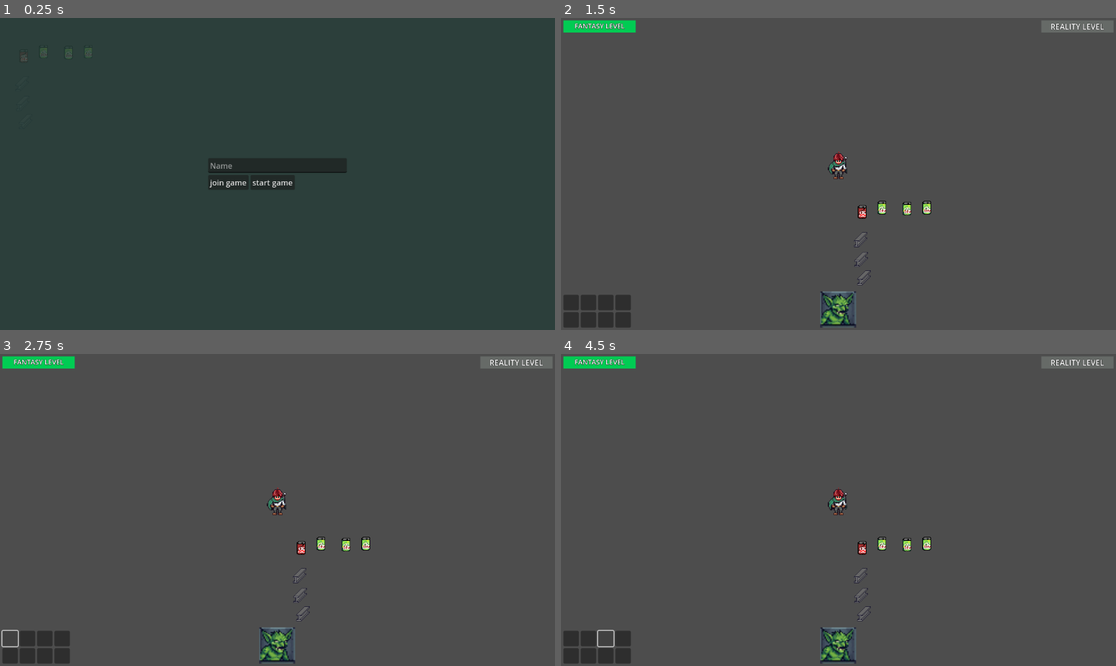
Above: before the commit, frames 1-4 (two rows, left to right).
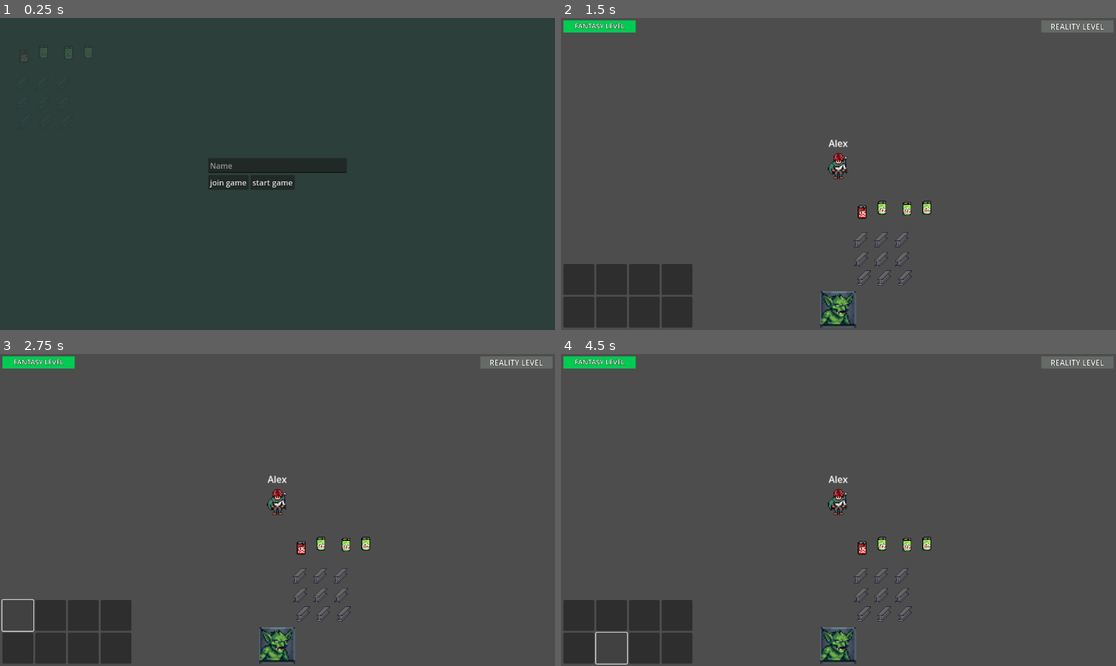
Above: after the commit, the same moments.

Repository: jekstrom/dungeonmasterdad
Game: Godot game, scene res://playground.tscn
The game is run twice, just before and just after one commit, with the same random seed, the same clock (stepped at 60 frames per second) and the same inputs.
Inputs (mouse positions are in pixels of both pictures, inside the frame that each line leads up to; where the layout moved, square brackets give the same spot in the first picture):
- Up to frame 1 (0.25 s): no input
- Up to frame 2 (1.5 s): click (838, 164) at 0.52 s; type "Alex" at 0.6 s; click "start game" at 1.25 s
- Up to frame 3 (2.75 s): click (16, 616) [11, 637] at 2 s
- Up to frame 4 (4.5 s): click (588, 637) at 2.77 s; click (610, 616) at 3.52 s; click (605, 637) at 4.27 s

The runs differ from the first frame. In frame 2, 3.7% of the frame differs, in the area x 0-64%, y 38-100%; in frame 3, 3.2%; in frame 4, 3.7%.

Commit message:
Add smoke factory placement. Add animations. Add name for dm.

Diff:
--- /dev/null
+++ b/_globals/building_database.gd
@@ -0,0 +1,25 @@
+extends Node
+
+var buildings = {}
+
+func _ready():
+	load_buildings_from_folder("res://buildings/buildables/")
+
+func load_buildings_from_folder(path: String):
+	var dir = DirAccess.open(path)
+	if dir:
+		dir.list_dir_begin()
+		var file_name = dir.get_next()
+		while file_name != "":
+			if file_name.ends_with(".tres"):
+				var building = load(path + file_name)
+				if building is BuildingData:
+					buildings[building.get_path()] = building
+			file_name = dir.get_next()
+
+	print("BuildingDatabase: Loaded ", buildings.size(), " buildings.")
+
+func get_building(id: String) -> BuildingData:
+	if buildings.has(id):
+		return buildings[id]
+	return null
--- /dev/null
+++ b/_globals/building_manager.gd
@@ -0,0 +1,36 @@
+extends Node
+
+@rpc("any_peer", "reliable")
+func request_placement(building_id: String, pos: Vector2):
+	if not multiplayer.is_server():
+		return
+
+	var sender_id = multiplayer.get_remote_sender_id()
+	var data: BuildingData = BuildingDatabase.get_building(building_id)
+	if PlayerManager.has_resources(sender_id, data.cost_item, data.cost_qty) and is_area_clear(pos, data.size):
+		PlayerManager.consume_resources(sender_id, data.cost_item, data.cost_qty)
+
+		var building_root = get_tree().get_first_node_in_group("building_root")
+		if building_root:
+			var building = data.scene.instantiate()
+			building.position = pos
+			building_root.add_child(building, true)
+			building.global_position = pos
+			building.enable()
+		else:
+			print("no building root found")
+
+func is_area_clear(pos, size: Vector2) -> bool:
+	var query = PhysicsShapeQueryParameters2D.new()
+	var shape = RectangleShape2D.new()
+	var shape_size = Vector2(size.x - 2, size.y - 2)
+	shape.size = shape_size
+
+	query.shape = shape
+	query.transform = Transform2D(0, pos)
+	query.collision_mask = 1
+
+	var space_state = get_tree().root.world_2d.direct_space_state
+
+	var result = space_state.intersect_shape(query)
+	return result.is_empty()
--- a/_globals/dm_manager.gd
+++ b/_globals/dm_manager.gd
@@ -10,6 +10,7 @@
 signal fantasy_level_changed
 signal spawn_gremlin_cast
 var player_spawned: bool = false
+var dm_player_name: String = "DM"
 
 func _ready() -> void:
 	add_player_instance()
--- a/_globals/player_manager.gd
+++ b/_globals/player_manager.gd
@@ -9,6 +9,8 @@
 var player_spawned: bool = false
 
 @export var max_inv_slots: int = 8
+@export var reality_level: int = 150
+signal reality_level_changed
 
 # Structure: { peer_id: { "inventory": { "item_id": quantity } } }
 var players_data = {}
@@ -18,12 +20,13 @@
 	await get_tree().create_timer(0.2).timeout
 	player_spawned = true
 
-func register_player(id: int):
+func register_player(id: int, player_name: String = "Paper Pusher"):
 	if not multiplayer.is_server(): return
 
 	# Initialize empty data for new player
 	players_data[id] = {
-		"inventory": {} # Empty dictionary: "id": amount
+		"inventory": {}, # Empty dictionary: "id": amount
+		"name": player_name
 	}
 	print("Player ", id, " registered in Global Manager.")
 
@@ -59,6 +62,31 @@
 
 	SignalBus.emit_signal("inventory_updated", display_list)
 
+@rpc("authority", "reliable")
+func has_resources(player_id, resource_id, cost) -> bool:
+	if not multiplayer.is_server():
+		return false
+	if !players_data.has(player_id):
+		return false
+
+	var inventory = players_data[player_id]["inventory"]
+	if !inventory.has(resource_id):
+		return false
+	var x = inventory[resource_id] >= cost
+	print("player has resources? ", x)
+	return x
+
+@rpc("authority", "reliable")
+func consume_resources(player_id, resource_id, cost) -> void:
+	if not multiplayer.is_server():
+		return
+	if !players_data.has(player_id):
+		return
+
+	var inventory = players_data[player_id]["inventory"]
+	inventory[resource_id] -= cost
+	update_client_inventory.rpc_id(player_id, inventory)
+
 func add_player_instance() -> void:
 	pass
 	#dm = __DM__.instantiate()
@@ -79,3 +107,13 @@
 
 func unparent_player(p: Node2D) -> void:
 	p.remove_child(player)
+
+func update_reality_level(level_inc: int) -> void:
+	if multiplayer.is_server():
+		reality_level += level_inc
+		request_reality_level_incrase.rpc(reality_level)
+
+@rpc("authority", "call_local", "reliable")
+func request_reality_level_incrase(new_reality_level: int):
+		reality_level = new_reality_level
+		reality_level_changed.emit()
--- a/_globals/signal_bus.gd
+++ b/_globals/signal_bus.gd
@@ -1,7 +1,9 @@
 extends Node
 
-# --- Inventory Signals ---
-# Emitted when the local player's inventory changes.
-# 'display_list' will be an Array of Dictionaries: [{"data": ItemData, "quantity": int}]
+@warning_ignore("unused_signal")
 signal inventory_updated(display_list: Array)
+@warning_ignore("unused_signal")
 signal inventory_slots_changed
+@warning_ignore("unused_signal")
+signal build_smoke_building_pressed
+signal on_name_changed(new_name: String)
--- /dev/null
+++ b/buildings/BuildingData.tres
@@ -0,0 +1,7 @@
+[gd_resource type="Resource" script_class="BuildingData" load_steps=2 format=3 uid="uid://rncunj13yobf"]
+
+[ext_resource type="Script" uid="uid://dlerv2lp0i1v8" path="res://buildings/building_data.gd" id="1_ysdqi"]
+
+[resource]
+script = ExtResource("1_ysdqi")
+size = Vector2i(5, 5)
--- /dev/null
+++ b/buildings/buildables/SmokeFactory.tres
@@ -0,0 +1,12 @@
+[gd_resource type="Resource" script_class="BuildingData" load_steps=3 format=3 uid="uid://we5xtmwan7am"]
+
+[ext_resource type="PackedScene" uid="uid://d05hkhchi8k3x" path="res://buildings/buildables/smoke_factory.tscn" id="1_ag6iw"]
+[ext_resource type="Script" uid="uid://dlerv2lp0i1v8" path="res://buildings/building_data.gd" id="2_8ne3b"]
+
+[resource]
+script = ExtResource("2_8ne3b")
+scene = ExtResource("1_ag6iw")
+cost_item = "res://pickups/metal.tres"
+cost_qty = 3
+size = Vector2i(5, 5)
+metadata/_custom_type_script = "uid://dlerv2lp0i1v8"
--- /dev/null
+++ b/buildings/buildables/smoke_factory.gd
@@ -0,0 +1,32 @@
+extends Node
+@onready var animation_player: AnimationPlayer = $AnimationPlayer
+@onready var sprite_2d_3: Sprite2D = $Sprite2D3
+@onready var sprite_2d_2: Sprite2D = $Sprite2D2
+@onready var collision_shape_2d: CollisionShape2D = $CollisionShape2D
+
+var timer: float = 0.0
+var interval: float = 1.0
+var is_ghost: bool = true
+
+func _ready() -> void:
+	sprite_2d_2.visible = false
+	sprite_2d_3.visible = false
+
+func set_ghost() -> void:
+	is_ghost = true
+	collision_shape_2d.set_deferred("disabled", true)
+
+func enable() -> void:
+	is_ghost = false
+	animation_player.play("smoke")
+	collision_shape_2d.set_deferred("disabled", false)
+	set_deferred("collision_layer", 1)
+	set_deferred("collision_mask", 1)
+
+func _process(delta: float) -> void:
+	if is_ghost: return
+	timer += delta
+	if timer >= interval:
+		timer -= interval
+		print("increasing reality level")
+		PlayerManager.update_reality_level(1)
--- /dev/null
+++ b/buildings/buildables/smoke_factory.tscn
@@ -0,0 +1,178 @@
+[gd_scene load_steps=11 format=3 uid="uid://d05hkhchi8k3x"]
+
+[ext_resource type="Script" uid="uid://dje1bagil86a" path="res://buildings/buildables/smoke_factory.gd" id="1_kt0lt"]
+[ext_resource type="Texture2D" uid="uid://n3gnmd2exhuq" path="res://sprites/smoke_factory.png" id="1_o2stp"]
+[ext_resource type="Texture2D" uid="uid://berqw7xmhodgo" path="res://sprites/smoke_anim.png" id="2_sj170"]
+
+[sub_resource type="RectangleShape2D" id="RectangleShape2D_hdexe"]
+size = Vector2(116, 69)
+
+[sub_resource type="SceneReplicationConfig" id="SceneReplicationConfig_o2stp"]
+properties/0/path = NodePath(".:position")
+properties/0/spawn = true
+properties/0/replication_mode = 1
+properties/1/path = NodePath("AnimationPlayer:current_animation")
+properties/1/spawn = true
+properties/1/replication_mode = 1
+properties/2/path = NodePath("Sprite2D2:position")
+properties/2/spawn = true
+properties/2/replication_mode = 1
+properties/3/path = NodePath("Sprite2D3:position")
+properties/3/spawn = true
+properties/3/replication_mode = 1
+properties/4/path = NodePath("CollisionShape2D:disabled")
+properties/4/spawn = true
+properties/4/replication_mode = 2
+
+[sub_resource type="AtlasTexture" id="AtlasTexture_k0ohe"]
+atlas = ExtResource("2_sj170")
+
+[sub_resource type="Animation" id="Animation_kt0lt"]
+resource_name = "idle"
+
+[sub_resource type="Animation" id="Animation_ob6fj"]
+resource_name = "smoke"
+length = 1.2
+loop_mode = 1
+tracks/0/type = "value"
+tracks/0/imported = false
+tracks/0/enabled = true
+tracks/0/path = NodePath("Sprite2D2:frame")
+tracks/0/interp = 1
+tracks/0/loop_wrap = true
+tracks/0/keys = {
+"times": PackedFloat32Array(0.033333335, 1.0333333),
+"transitions": PackedFloat32Array(1, 1),
+"update": 0,
+"values": [0, 6]
+}
+tracks/1/type = "value"
+tracks/1/imported = false
+tracks/1/enabled = true
+tracks/1/path = NodePath("Sprite2D2:visible")
+tracks/1/interp = 1
+tracks/1/loop_wrap = true
+tracks/1/keys = {
+"times": PackedFloat32Array(0.06666666, 1.0333333),
+"transitions": PackedFloat32Array(1, 1),
+"update": 1,
+"values": [true, false]
+}
+tracks/2/type = "value"
+tracks/2/imported = false
+tracks/2/enabled = true
+tracks/2/path = NodePath("Sprite2D3:frame")
+tracks/2/interp = 1
+tracks/2/loop_wrap = true
+tracks/2/keys = {
+"times": PackedFloat32Array(0.23333333, 1.2),
+"transitions": PackedFloat32Array(1, 1),
+"update": 0,
+"values": [0, 6]
+}
+tracks/3/type = "value"
+tracks/3/imported = false
+tracks/3/enabled = true
+tracks/3/path = NodePath("Sprite2D3:visible")
+tracks/3/interp = 1
+tracks/3/loop_wrap = true
+tracks/3/keys = {
+"times": PackedFloat32Array(0.26666668, 1.1333333),
+"transitions": PackedFloat32Array(1, 1),
+"update": 1,
+"values": [true, false]
+}
+
+[sub_resource type="Animation" id="Animation_6f5ed"]
+length = 0.001
+tracks/0/type = "value"
+tracks/0/imported = false
+tracks/0/enabled = true
+tracks/0/path = NodePath("Sprite2D2:frame")
+tracks/0/interp = 1
+tracks/0/loop_wrap = true
+tracks/0/keys = {
+"times": PackedFloat32Array(0),
+"transitions": PackedFloat32Array(1),
+"update": 1,
+"values": [2]
+}
+tracks/1/type = "value"
+tracks/1/imported = false
+tracks/1/enabled = true
+tracks/1/path = NodePath("Sprite2D2:visible")
+tracks/1/interp = 1
+tracks/1/loop_wrap = true
+tracks/1/keys = {
+"times": PackedFloat32Array(0),
+"transitions": PackedFloat32Array(1),
+"update": 1,
+"values": [true]
+}
+tracks/2/type = "value"
+tracks/2/imported = false
+tracks/2/enabled = true
+tracks/2/path = NodePath("Sprite2D3:frame")
+tracks/2/interp = 1
+tracks/2/loop_wrap = true
+tracks/2/keys = {
+"times": PackedFloat32Array(0),
+"transitions": PackedFloat32Array(1),
+"update": 1,
+"values": [3]
+}
+tracks/3/type = "value"
+tracks/3/imported = false
+tracks/3/enabled = true
+tracks/3/path = NodePath("Sprite2D3:visible")
+tracks/3/interp = 1
+tracks/3/loop_wrap = true
+tracks/3/keys = {
+"times": PackedFloat32Array(0),
+"transitions": PackedFloat32Array(1),
+"update": 1,
+"values": [true]
+}
+
+[sub_resource type="AnimationLibrary" id="AnimationLibrary_i4axp"]
+_data = {
+&"RESET": SubResource("Animation_6f5ed"),
+&"idle": SubResource("Animation_kt0lt"),
+&"smoke": SubResource("Animation_ob6fj")
+}
+
+[node name="SmokeFactory" type="StaticBody2D"]
+y_sort_enabled = true
+script = ExtResource("1_kt0lt")
+
+[node name="Sprite2D" type="Sprite2D" parent="."]
+y_sort_enabled = true
+position = Vector2(0, -55)
+texture = ExtResource("1_o2stp")
+
+[node name="CollisionShape2D" type="CollisionShape2D" parent="."]
+y_sort_enabled = true
+position = Vector2(5, -35)
+shape = SubResource("RectangleShape2D_hdexe")
+
+[node name="MultiplayerSynchronizer" type="MultiplayerSynchronizer" parent="."]
+replication_config = SubResource("SceneReplicationConfig_o2stp")
+
+[node name="Sprite2D2" type="Sprite2D" parent="."]
+z_index = 1
+texture = SubResource("AtlasTexture_k0ohe")
+offset = Vector2(8, -158)
+hframes = 7
+frame = 2
+
+[node name="Sprite2D3" type="Sprite2D" parent="."]
+z_index = 1
+texture = SubResource("AtlasTexture_k0ohe")
+offset = Vector2(32, -158)
+hframes = 7
+frame = 3
+
+[node name="AnimationPlayer" type="AnimationPlayer" parent="."]
+libraries = {
+&"": SubResource("AnimationLibrary_i4axp")
+}
--- /dev/null
+++ b/buildings/building_data.gd
@@ -0,0 +1,9 @@
+class_name BuildingData extends Resource
+
+@export var id: String = ""
+@export var scene: PackedScene
+@export var cost_item: String
+@export var cost_qty: int
+@export var size: Vector2i = Vector2i(1, 1) # Size in grid cells
+
+const building_size: int = 128
--- a/dm/dm.gd
+++ b/dm/dm.gd
@@ -17,6 +17,7 @@
 @onready var animation_player: AnimationPlayer = $AnimationPlayer
 @onready var sprite: Sprite2D = $Sprite2D
 @onready var audio_stream_player_2d: AudioStreamPlayer2D = $AudioStreamPlayer2D
+@onready var label: Label = $Label
 
 #func _enter_tree() -> void:
 	#var id: int = name.to_int()
@@ -31,6 +32,7 @@
 
 	DmManager.dm = self
 	state_machine.Initialize(self)
+	label.text = DmManager.dm_player_name
 
 func _process(_delta: float) -> void:
 	if !is_multiplayer_authority(): return
--- a/dm/dm.tscn
+++ b/dm/dm.tscn
@@ -153,10 +153,12 @@
 properties/3/path = NodePath("AnimationPlayer:current_animation")
 properties/3/spawn = true
 properties/3/replication_mode = 2
+properties/4/path = NodePath("Label:text")
+properties/4/spawn = true
+properties/4/replication_mode = 1
 
 [node name="Dm" type="CharacterBody2D"]
 scale = Vector2(1.2, 1.2)
-collision_mask = 16
 motion_mode = 1
 script = ExtResource("1_x8nee")
 
@@ -197,6 +199,18 @@
 limit_smoothed = true
 script = ExtResource("7_5uq1k")
 
+[node name="Label" type="Label" parent="."]
+anchors_preset = 5
+anchor_left = 0.5
+anchor_right = 0.5
+offset_left = -20.0
+offset_top = -65.0
+offset_right = 20.0
+offset_bottom = -42.0
+grow_horizontal = 2
+text = "DM"
+horizontal_alignment = 1
+
 [node name="MultiplayerSynchronizer" type="MultiplayerSynchronizer" parent="."]
 replication_config = SubResource("SceneReplicationConfig_5uq1k")
 
--- a/goblin/states/enemy_state_stun.gd
+++ b/goblin/states/enemy_state_stun.gd
@@ -12,7 +12,8 @@
 var _animation_finished: bool = false
 
 func init() -> void:
-	enemy.enemy_damaged.connect(_on_enemy_damaged)
+	pass
+	#enemy.enemy_damaged.connect(_on_enemy_damaged)
 
 func enter() -> void:
 	enemy.invulnerable = true
--- a/gui/hud.gd
+++ b/gui/hud.gd
@@ -1,15 +1,22 @@
 extends CanvasLayer
 
-@onready var color_rect: ColorRect = $MarginContainer/HBoxContainer/FantasyBar
+@onready var fantasy_rect: ColorRect = $MarginContainer/HBoxContainer/FantasyBar
+@onready var reality_bar: ColorRect = $MarginContainer/HBoxContainer/RealityBar
 
 func _ready() -> void:
 	DmManager.fantasy_level_changed.connect(update_dm_bar)
+	PlayerManager.reality_level_changed.connect(update_reality_bar)
 	turn_off()
 
 func update_dm_bar() -> void:
 	if !multiplayer.is_server():
 		print("updating fantasy level to " + str(DmManager.fantasy_level))
-	color_rect.size.x = DmManager.fantasy_level
+	fantasy_rect.size.x = DmManager.fantasy_level
+
+func update_reality_bar() -> void:
+	if !multiplayer.is_server():
+		print("updating reality level to " + str(PlayerManager.reality_level))
+	reality_bar.custom_minimum_size.x = PlayerManager.reality_level
 
 func turn_off() -> void:
 	if self.visible:
--- a/gui/hud.tscn
+++ b/gui/hud.tscn
@@ -42,7 +42,7 @@
 vertical_alignment = 1
 
 [node name="Spacer" type="Control" parent="MarginContainer/HBoxContainer"]
-layout_direction = 3
+layout_direction = 2
 layout_mode = 2
 size_flags_horizontal = 3
 size_flags_vertical = 0
--- a/gui/player/player_hud.gd
+++ b/gui/player/player_hud.gd
@@ -1,10 +1,16 @@
 extends CanvasLayer
+
+@onready var build_smoke_factory_button: TextureButton = $MarginContainer/HBoxContainer/ColorRect/TextureButton
 
 func _ready() -> void:
 	turn_off()
+	build_smoke_factory_button.connect("button_down", on_build_smoke_factory_button_pressed)
 
 func turn_on() -> void:
 	self.visible = true
 
 func turn_off() -> void:
 	self.visible = false
+
+func on_build_smoke_factory_button_pressed():
+	SignalBus.build_smoke_building_pressed.emit()
--- a/gui/player/player_hud.tscn
+++ b/gui/player/player_hud.tscn
@@ -41,3 +41,4 @@
 texture_normal = ExtResource("1_ou2ku")
 texture_pressed = ExtResource("2_5etht")
 stretch_mode = 0
+metadata/_edit_use_anchors_ = true
--- a/pickups/scripts/item_data.gd
+++ b/pickups/scripts/item_data.gd
@@ -2,6 +2,7 @@
 
 @export var name: String = ""
 @export_multiline var description: String = ""
+@export var auto_use: bool = false
 @export_enum("dm_only", "player_only") var pickup_char: String = ""
 @export var pickup_sound: AudioStream
 
--- a/pickups/scripts/item_pickup.gd
+++ b/pickups/scripts/item_pickup.gd
@@ -45,7 +45,10 @@
 		handle_pickup(sender_id, picked_up_item_data)
 
 func handle_pickup(sender_id: int, picked_up_item_data: ItemData) -> void:
-	PlayerManager.add_item_to_inventory(sender_id, picked_up_item_data)
+	if picked_up_item_data.auto_use:
+		picked_up_item_data.use()
+	else:
+		PlayerManager.add_item_to_inventory(sender_id, picked_up_item_data)
 	AudioManager.play_private_sound(sender_id, item_data.pickup_sound.resource_path, Vector2(0.6, 1.0))
 	update_client.rpc()
 
--- a/pickups/stone.tres
+++ b/pickups/stone.tres
@@ -15,6 +15,7 @@
 script = ExtResource("2_fc10j")
 name = "Stone"
 description = "Do the Dew!"
+auto_use = true
 pickup_char = "dm_only"
 pickup_sound = ExtResource("3_aau02")
 texture = ExtResource("3_fc10j")
--- a/player/inventory/inventory_slot.tscn
+++ b/player/inventory/inventory_slot.tscn
@@ -3,21 +3,21 @@
 [ext_resource type="Script" uid="uid://wy0sfm8p73hd" path="res://player/inventory/inventory_slot_ui.gd" id="1_lrksu"]
 
 [node name="InventorySlot" type="Button"]
-custom_minimum_size = Vector2(32, 32)
-anchors_preset = 15
-anchor_right = 1.0
-anchor_bottom = 1.0
-offset_right = -1120.0
-offset_bottom = -616.0
-grow_horizontal = 2
-grow_vertical = 2
+custom_minimum_size = Vector2(64, 64)
+offset_right = 64.0
+offset_bottom = 64.0
 size_flags_horizontal = 4
 size_flags_vertical = 4
 script = ExtResource("1_lrksu")
 
 [node name="TextureRect" type="TextureRect" parent="."]
 custom_minimum_size = Vector2(32, 32)
-layout_mode = 0
+layout_mode = 1
+anchors_preset = 15
+anchor_right = 1.0
+anchor_bottom = 1.0
+grow_horizontal = 2
+grow_vertical = 2
 
 [node name="Label" type="Label" parent="."]
 layout_mode = 1
@@ -27,5 +27,5 @@
 offset_left = -10.0
 offset_bottom = 12.0
 grow_horizontal = 0
-theme_override_font_sizes/font_size = 8
+theme_override_font_sizes/font_size = 24
 text = "99"
--- a/player/player.gd
+++ b/player/player.gd
@@ -7,6 +7,9 @@
 var hitpoints: int = 6
 var max_hp: int = 6
 @onready var camera_2d: PlayerCamera = $Camera2D
+
+var current_building_data: BuildingData
+var ghost_building: Node2D
 
 @onready var state_machine: PlayerStateMachine = $PlayerStateMachine
 signal DirectionChanged(new_direction: Vector2)
@@ -26,10 +29,31 @@
 
 	PlayerManager.player = self
 	state_machine.Initialize(self)
+	SignalBus.build_smoke_building_pressed.connect(setup_building)
 
 func _process(_delta: float) -> void:
 	if !is_multiplayer_authority(): return
-	pass
+	if current_building_data:
+		var mouse_pos = get_global_mouse_position()
+		var snapped_pos = (mouse_pos / 32).floor() * 32
+		snapped_pos.x += 16
+		snapped_pos.y += 16
+		update_ghost(snapped_pos)
+
+func setup_building():
+	current_building_data = load("res://buildings/buildables/SmokeFactory.tres")
+	ghost_building = current_building_data.scene.instantiate()
+	ghost_building.name = "ghost"
+	add_child(ghost_building)
+	ghost_building.set_ghost()
+
+func update_ghost(pos):
+	var valid_placement = BuildingManager.is_area_clear(pos, Vector2(BuildingData.building_size, BuildingData.building_size))
+	if !valid_placement:
+		ghost_building.modulate = Color(1, 0, 0, 0.7)
+	else:
+		ghost_building.modulate = Color(0, 1, 0, 0.7)
+	ghost_building.global_position = pos
 
 func _physics_process(_delta: float) -> void:
 	if !is_multiplayer_authority(): return
@@ -67,3 +91,13 @@
 	DirectionChanged.emit(new_dir)
 
 	return true
+
+func _unhandled_input(event: InputEvent) -> void:
+	if event.is_action_pressed("primary_click"):
+		if current_building_data:
+			# Request server to place the building
+			print("request placement for ", current_building_data.resource_path)
+			BuildingManager.request_placement.rpc_id(1, current_building_data.resource_path, ghost_building.global_position)
+			remove_child(ghost_building)
+			current_building_data = null
+			ghost_building = null
--- a/playground.tscn
+++ b/playground.tscn
@@ -12,8 +12,10 @@
 [ext_resource type="PackedScene" uid="uid://dcevmqir2nyr6" path="res://gui/hud.tscn" id="8_v7dth"]
 [ext_resource type="PackedScene" uid="uid://f15sgptli5oi" path="res://gui/dm/dm_hud.tscn" id="9_pi42a"]
 [ext_resource type="PackedScene" uid="uid://bglfuu7ga823v" path="res://gui/player/player_hud.tscn" id="12_te8jg"]
+[ext_resource type="Script" uid="uid://b1w5sp8jtdo2y" path="res://_globals/building_manager.gd" id="13_yjl7g"]
 
 [node name="Playground" type="Node2D"]
+y_sort_enabled = true
 
 [node name="Pickup" parent="." instance=ExtResource("2_wt17y")]
 position = Vector2(89, 71)
@@ -61,3 +63,35 @@
 [node name="DmHud" parent="." instance=ExtResource("9_pi42a")]
 
 [node name="PlayerHud" parent="." instance=ExtResource("12_te8jg")]
+
+[node name="Buildings" type="Node2D" parent="." groups=["building_root"]]
+y_sort_enabled = true
+script = ExtResource("13_yjl7g")
+
+[node name="BuildingSpawner" type="MultiplayerSpawner" parent="Buildings"]
+_spawnable_scenes = PackedStringArray("uid://d05hkhchi8k3x")
+spawn_path = NodePath("..")
+
+[node name="Pickup8" parent="." instance=ExtResource("2_wt17y")]
+position = Vector2(89, 136)
+item_data = ExtResource("3_pio1y")
+
+[node name="Pickup9" parent="." instance=ExtResource("2_wt17y")]
+position = Vector2(90, 177)
+item_data = ExtResource("3_pio1y")
+
+[node name="Pickup10" parent="." instance=ExtResource("2_wt17y")]
+position = Vector2(96, 215)
+item_data = ExtResource("3_pio1y")
+
+[node name="Pickup11" parent="." instance=ExtResource("2_wt17y")]
+position = Vector2(132, 136)
+item_data = ExtResource("3_pio1y")
+
+[node name="Pickup12" parent="." instance=ExtResource("2_wt17y")]
+position = Vector2(133, 177)
+item_data = ExtResource("3_pio1y")
+
+[node name="Pickup13" parent="." instance=ExtResource("2_wt17y")]
+position = Vector2(139, 215)
+item_data = ExtResource("3_pio1y")
--- a/project.godot
+++ b/project.godot
@@ -27,6 +27,8 @@
 PlayerHud="*res://gui/player/player_hud.tscn"
 ItemDatabase="*res://_globals/item_database.gd"
 AudioManager="*res://_globals/audio_manager.gd"
+BuildingDatabase="*res://_globals/building_database.gd"
+BuildingManager="*res://_globals/building_manager.gd"
 
 [input]
 
@@ -59,3 +61,8 @@
 "deadzone": 0.2,
 "events": []
 }
+primary_click={
+"deadzone": 0.2,
+"events": [Object(InputEventMouseButton,"resource_local_to_scene":false,"resource_name":"","device":-1,"window_id":0,"alt_pressed":false,"shift_pressed":false,"ctrl_pressed":false,"meta_pressed":false,"button_mask":0,"position":Vector2(0, 0),"global_position":Vector2(0, 0),"factor":1.0,"button_index":1,"canceled":false,"pressed":false,"double_click":false,"script":null)
+]
+}
--- a/root.gd
+++ b/root.gd
@@ -2,6 +2,7 @@
 
 @onready var join_button: Button = $Control/VBoxContainer/HBoxContainer/join
 @onready var start_button: Button = $Control/VBoxContainer/HBoxContainer/start
+@onready var line_edit: LineEdit = $Control/VBoxContainer/LineEdit
 
 var scene: PackedScene
 
@@ -9,6 +10,10 @@
 	Hud.turn_off()
 	start_button.pressed.connect(start_game)
 	join_button.pressed.connect(join)
+	line_edit.text_changed.connect(on_name_changed)
+
+func on_name_changed(new_text: String) -> void:
+	SignalBus.on_name_changed.emit(new_text)
 
 func start_game():
 	print("start game")
--- a/scripts/multiplayer_spawner.gd
+++ b/scripts/multiplayer_spawner.gd
@@ -3,6 +3,7 @@
 @export var network_player: PackedScene
 @export var dm_player: PackedScene
 @export var gremlin: PackedScene
+var player_name: String = ""
 
 func _ready() -> void:
 	multiplayer.peer_connected.connect(spawn_player)
@@ -12,16 +13,21 @@
 
 	DmManager.spawn_gremlin_cast.connect(spawn_gremlin)
 
+	SignalBus.on_name_changed.connect(on_name_changed)
+
+func on_name_changed(new_name: String) -> void:
+	print("setting player name to ", new_name)
+	player_name = new_name
+
 func spawn_player(id: int) -> void:
 	if !multiplayer.is_server(): return
-
 
 	var player: Node = network_player.instantiate()
 
 	# Node name is synchronized through MultiplayerSpawner, we can use this to set authority to the player.
 	player.name = str(id)
 	print("spawning player ", id)
-	PlayerManager.register_player(id)
+	PlayerManager.register_player(id, player_name)
 
 	get_node(spawn_path).call_deferred("add_child", player)
 	sync_global_state.rpc_id(id, DmManager.fantasy_level)
@@ -47,7 +53,8 @@
 
 	var dm: Node = dm_player.instantiate()
 	dm.name = "dm"
-	PlayerManager.register_player(1)
+	PlayerManager.register_player(1, player_name)
+	DmManager.dm_player_name = player_name
 
 	get_node(spawn_path).call_deferred("add_child", dm)
 
Not shown, added: _globals/building_database.gd.uid
Not shown, added: _globals/building_manager.gd.uid
Not shown, added: buildings/buildables/smoke_factory.gd.uid
Not shown, added: buildings/building_data.gd.uid
Not shown: 1 places in playground.tscn that only renumber resources
Binary file added: sprites/smoke_anim.png
Not shown, added: sprites/smoke_anim.png.import
Binary file added: sprites/smoke_factory.aseprite
Binary file added: sprites/smoke_factory.png
Not shown, added: sprites/smoke_factory.png.import
